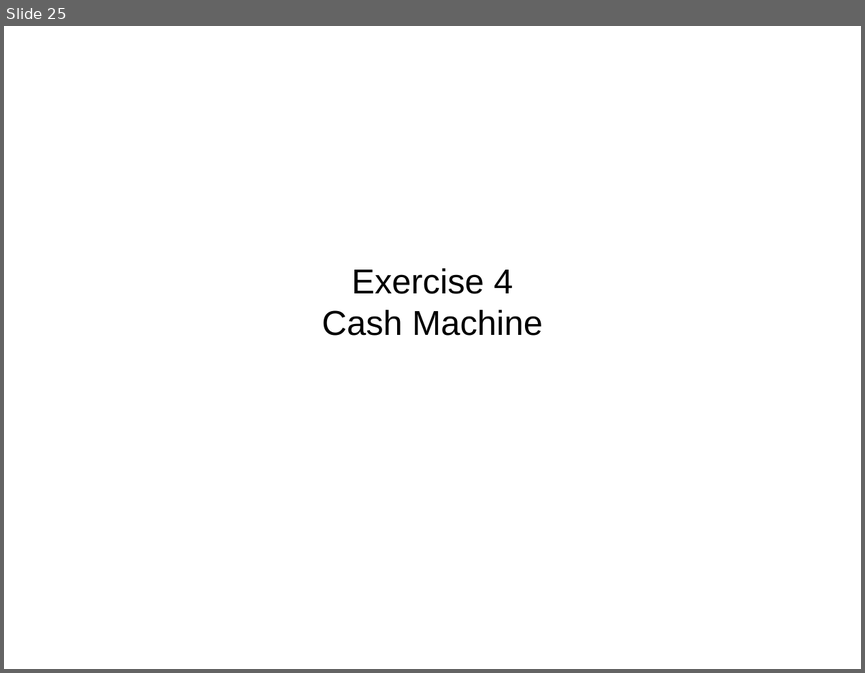
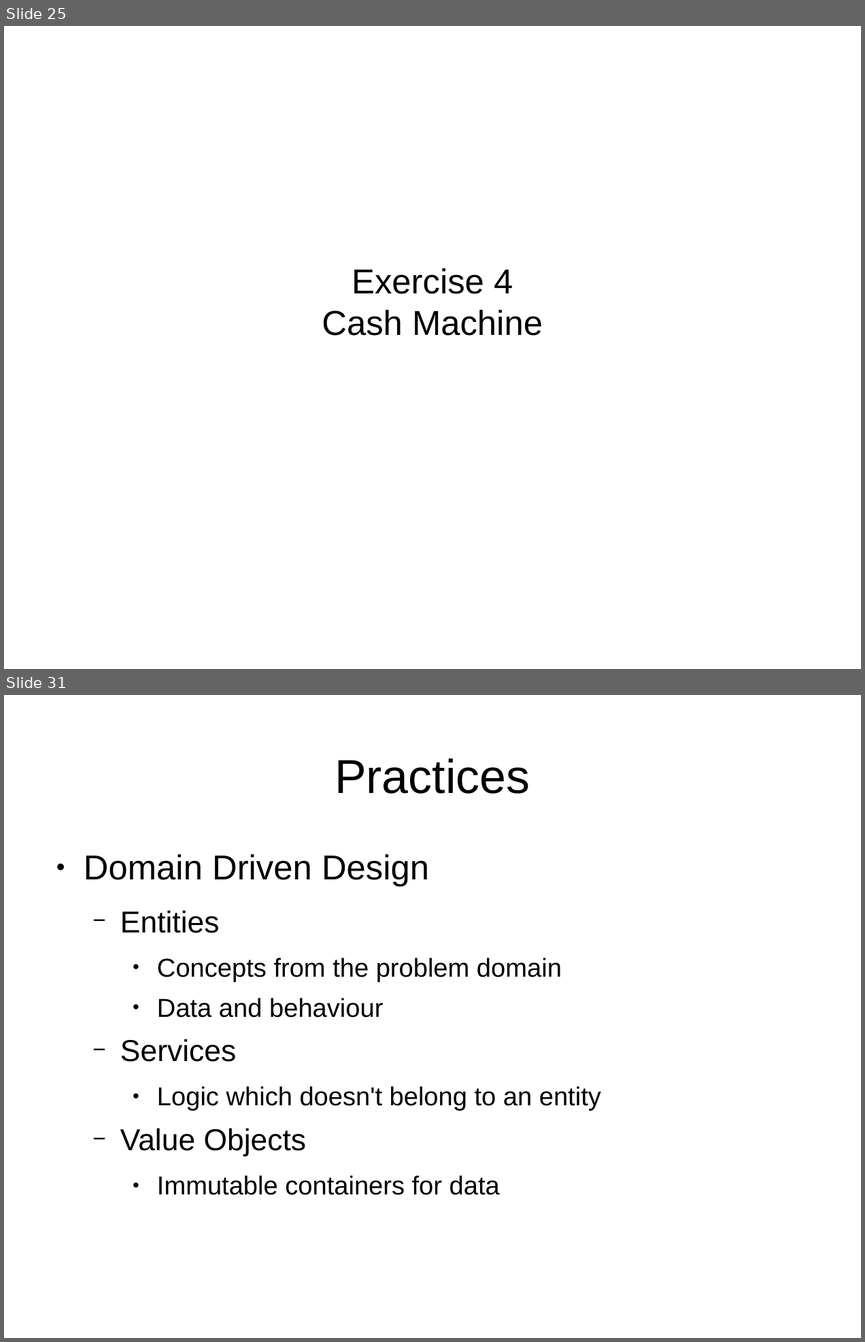
Before and after one commit to tonybaines/oo-design-principles, a slide deck: OO Design Workshop.odp. Shown one above the other, each under a label of ours: slide 25 before the commit, slides 25 and 31 after it; the slides between them are not shown. The pictures are 865x673 and 865x1342 pixels, drawn with LibreOffice and Linux fonts; fonts in the diff are those of the drawing. Boxes give left, top, right and bottom in pixels: in the first picture for what was removed or moved away, otherwise in the second. Text is boxed around its words. In the diff, an @@ line names an element or a change of style, - is before the commit and + after.

```diff
--- a/OO Design Workshop.odp
+++ b/OO Design Workshop.odp
@@ slide 31 added at [4, 695, 861, 1338], background #FFFFFF @@
@@ title added at [334, 758, 530, 794], 44 pt, text #000000 @@
+Practices
@@ text added at [84, 854, 601, 1195], 24 pt, text #000000 @@
+● Domain Driven Design
+  − Entities
+    ● Concepts from the problem domain
+    ● Data and behaviour
+  − Services
+    ● Logic which doesn't belong to an entity
+  − Value Objects
+    ● Immutable containers for data
```
Also in this commit, not shown: 1 slide changed, 13 other slides added.
